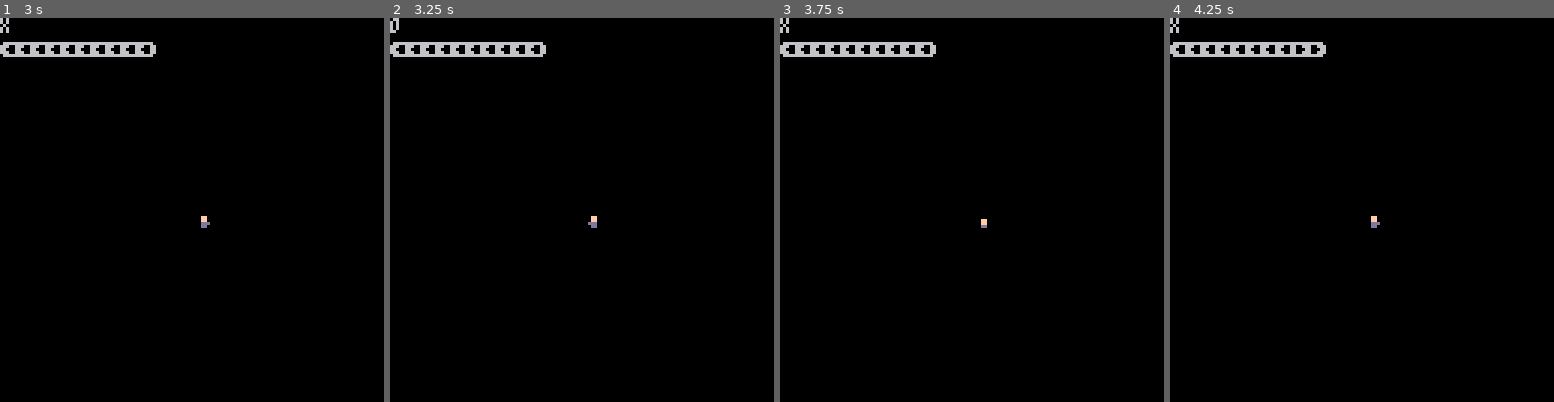
Above: before the commit, frames 1-4 (left to right).
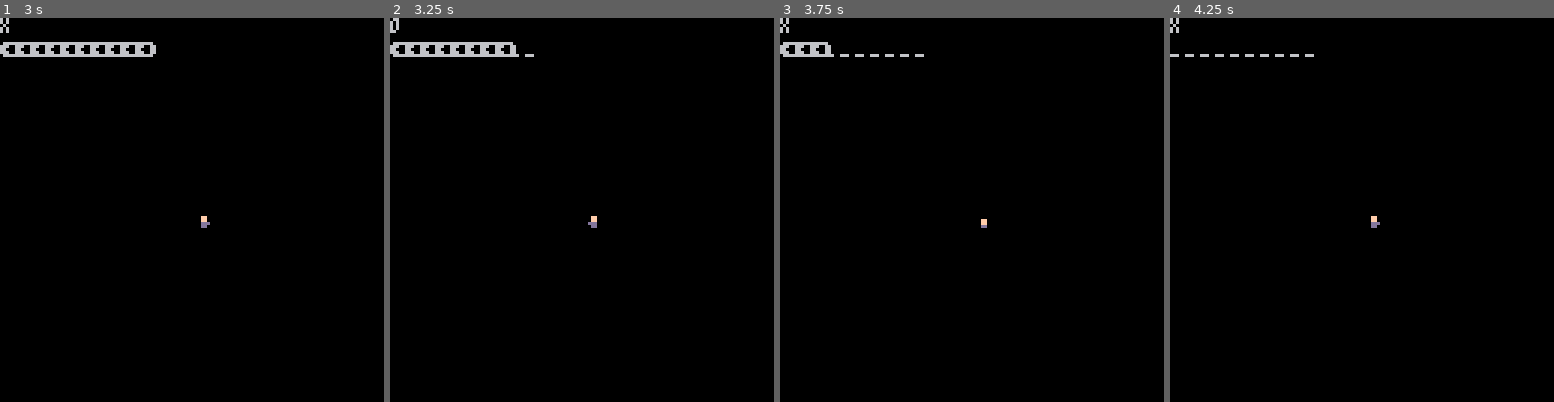
Above: after the commit, the same moments.

Repository: spectraldani/GGJ2017
Game: PICO-8 cartridge ggj.p8
The game is run twice, just before and just after one commit, with the same random seed, the same clock (stepped at 60 frames per second) and the same inputs.
Inputs:
- Up to frame 1 (3 s): hold Right 1.6-2.1 s; hold Up 2.15-2.42 s; hold Right from 2.47 s (still down)
- Up to frame 2 (3.25 s): release Right at 3.03 s; hold Left from 3.08 s (still down)
- Up to frame 3 (3.75 s): release Left at 3.58 s; hold Down from 3.63 s (still down)
- Up to frame 4 (4.25 s): release Down at 3.97 s; hold Right from 4.02 s (still down)

Frame 1 is identical in both runs. In frame 2, 0.2% of the frame differs, in the area x 32-41%, y 6-11%; in frame 3, 0.6%; in frame 4, 1.0%, in the area x 0-41%, y 6-11%.

Commit message:
Margem de erro

Diff:
--- a/ggj.p8
+++ b/ggj.p8
@@ -17,7 +17,7 @@
 sndc = {
 	accum_dt = 0,
 	update_called = false,
-	pattern = {{1,20},{2,30},{3,20}},
+	pattern = {{1,20},{2,20},{1,20},{3,10},{1,10},{4,10}},
 	i = 0,
 	j = 1,
 	curr_pattern = function(this)
@@ -31,7 +31,42 @@
 			j = (j%#this.pattern)+1
 		end
 		return this.pattern[j][1]
-	end
+	end,
+	past_pattern = function(this,di)
+		local i = this.i-di
+		local j = this.j
+		while i < 0 do
+			i += this.pattern[j][2]
+			j = ((j-2)%#this.pattern)+1
+		end
+		return this.pattern[j][1]
+	end,
+	-- check if the received pattern happened in the past
+	past_pattern_ocurred = function(this,di,patt)
+		local i = this.i-di
+		local j = this.j
+		while i < 0 do
+			i += this.pattern[j][2]
+			j = ((j-2)%#this.pattern)+1
+			if this.pattern[j][1] == patt then
+				return true
+			end
+		end
+		return false
+	end,
+	-- check if the received pattern will happen in the future
+	future_pattern_ocurr = function(this,di,patt)
+		local i = this.i+di
+		local j = this.j
+		while this.pattern[j][2] <= i do
+			i -= this.pattern[j][2]
+			j = (j%#this.pattern)+1
+			if this.pattern[j][1] == patt then
+				return true
+			end
+		end
+		return false
+	end,
 }
 correct_input = false
 a2b = {"_","⬅️","➡️","⬆️","⬇️"}
@@ -148,12 +183,19 @@
 	end
 	if correct_input then
 		print("o",0,0)
+	elseif sndc:future_pattern_ocurr(5,player.action) and player.action~=1 then
+		print("Too soon",0,0)
+	elseif sndc:past_pattern_ocurred(5,player.action) and player.action~=1 then
+		print("Too late",0,0)
 	else
 		print("x",0,0)
 	end
 	for i=1,10,1 do
 		print(a2b[sndc:future_pattern(i-1)],(i-1)*5,8)
 	end
+	--for i=1,10,1 do
+	--	print(a2b[sndc:past_pattern(i-1)],(i-1)*5,8*2)
+	--end
 	spr(player.sprite, 64, 64)
 	-- fans drawing
 	--for col in all(cols) do
